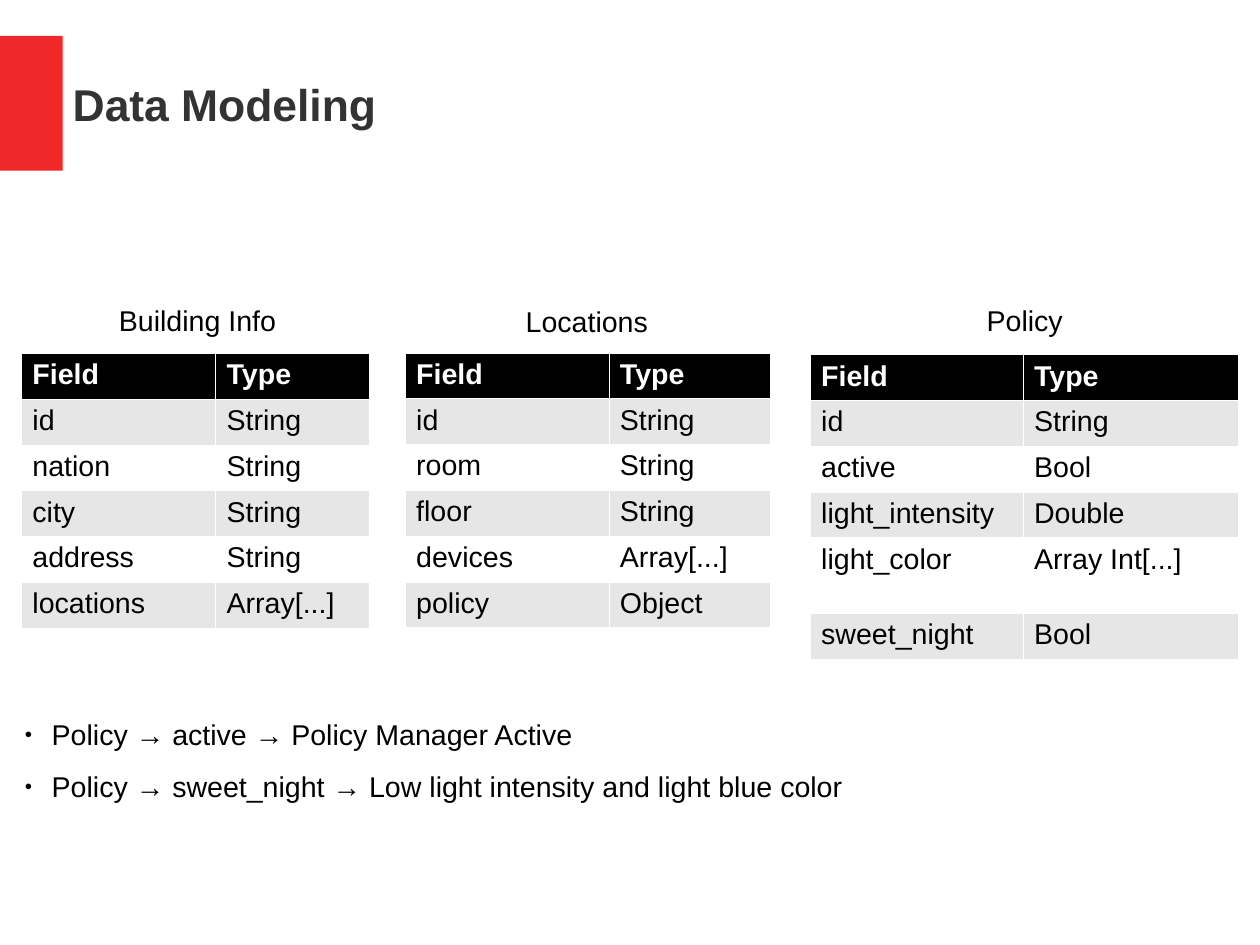
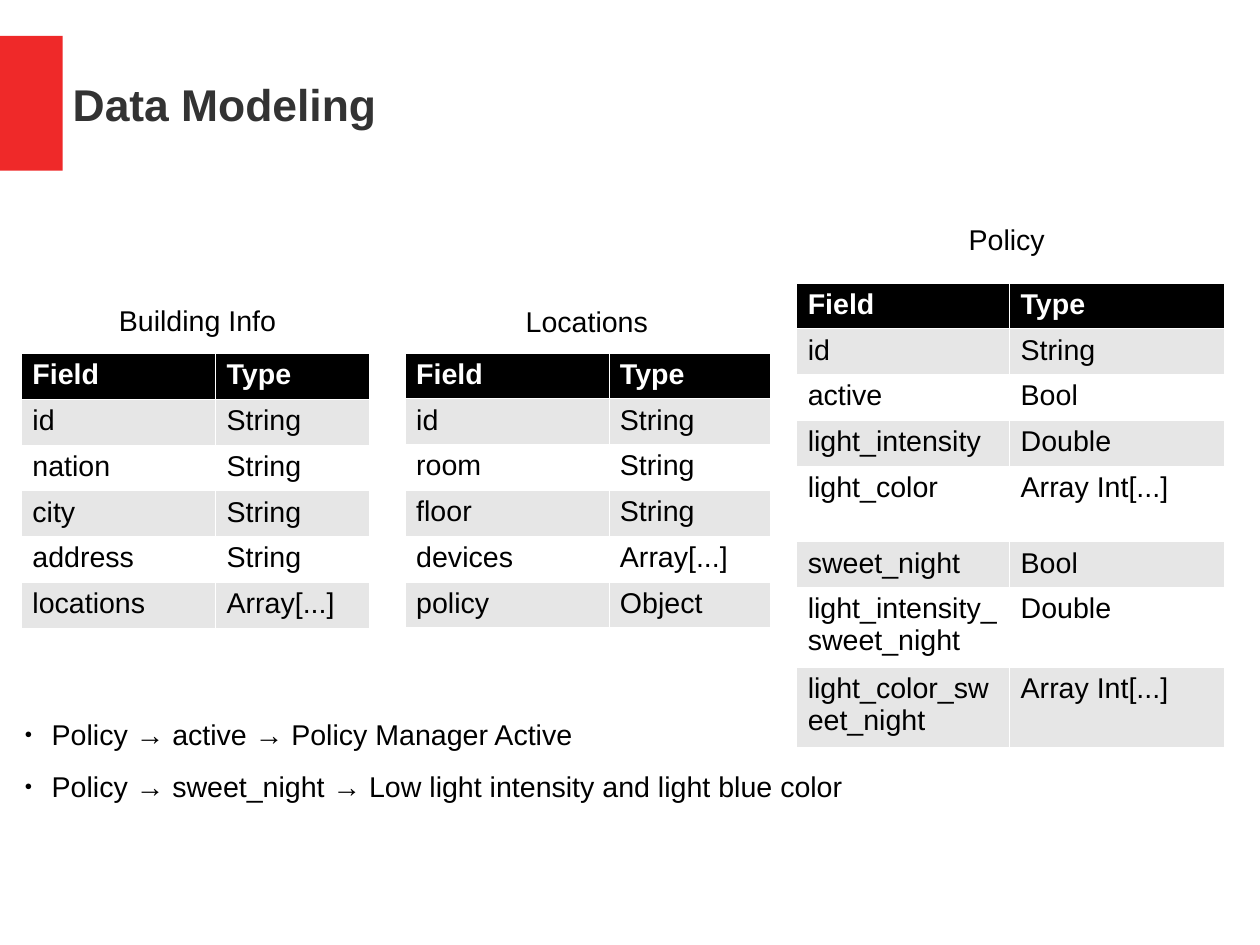
Before and after one commit to MatteoSpaggiari/smartHome, a slide deck: slide 4 of presentazione.odp. Drawn at 1260x945 pixels with LibreOffice and Linux fonts; fonts in the diff are those of the drawing. Boxes give left, top, right and bottom in pixels: in the first picture for what was removed or moved away, otherwise in the second. Text is boxed around its words. In the diff, an @@ line names an element or a change of style, - is before the commit and + after.

```diff
--- a/presentazione.odp
+++ b/presentazione.odp
@@ text "Policy": place and size @@
-text "Policy" at [987, 310, 1063, 336]
+text "Policy" at [969, 229, 1045, 255]
@@ table at [797, 282, 1225, 740] @@
+row 7: light_intensity_sweet_night | Double
+row 8: light_color_sweet_night | Array Int[...]
@@ table: place and size @@
-table at [811, 354, 1238, 654]
+table at [797, 282, 1225, 740]
```
Also in this commit, not shown: 2 other slides changed, 1 slide added, 36 other files.
